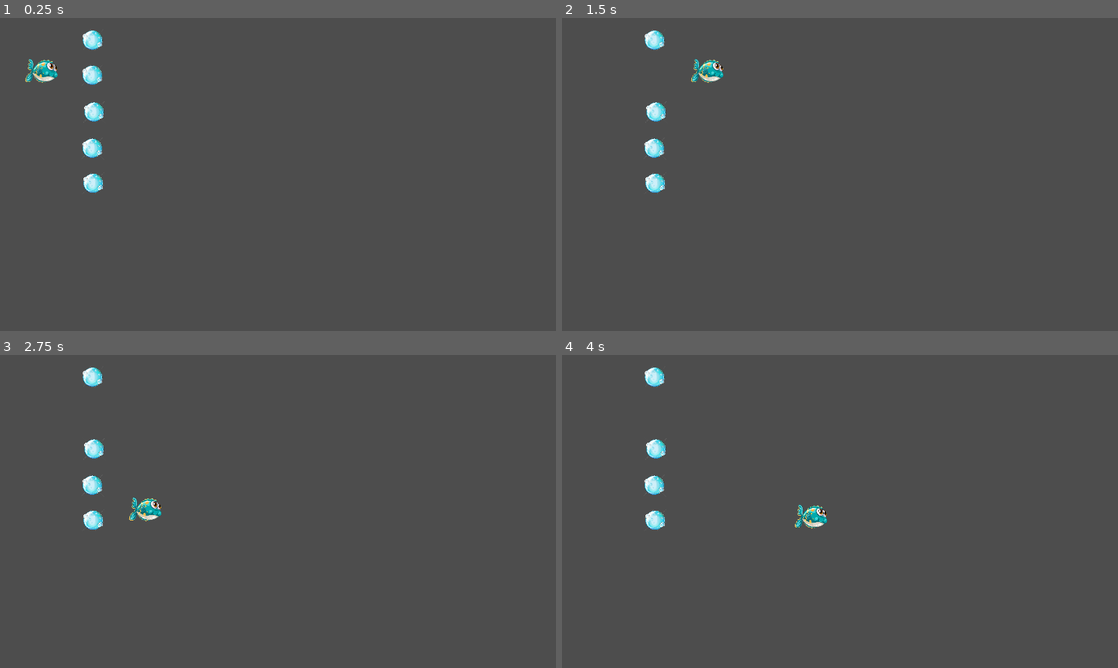
Above: before the commit, frames 1-4 (two rows, left to right).
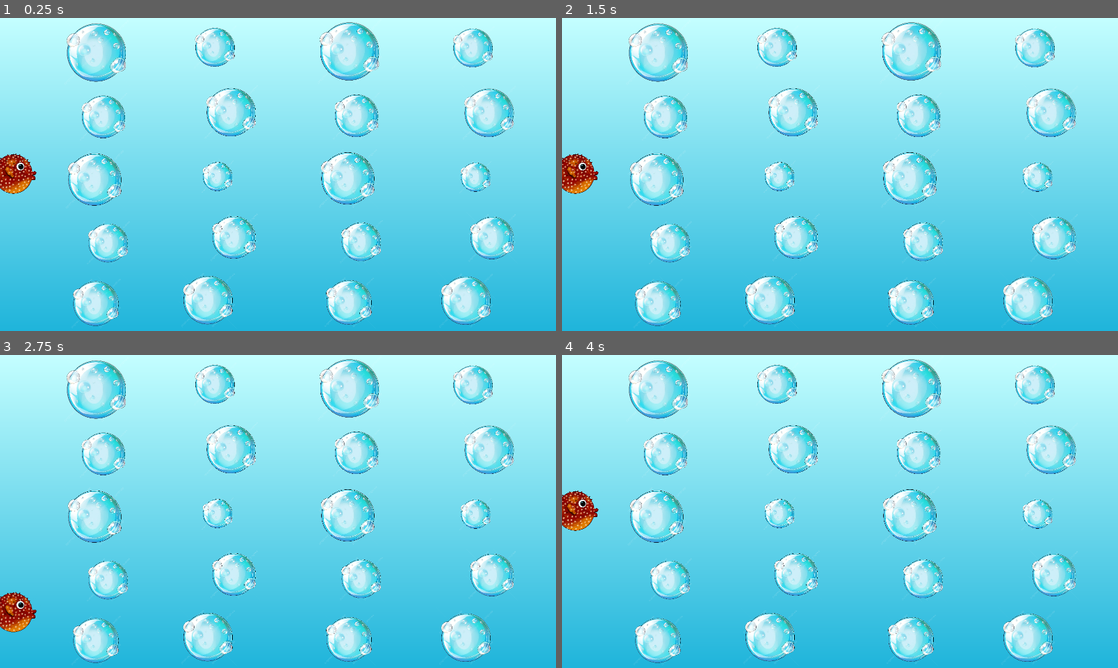
Above: after the commit, the same moments.

Repository: xD4nte/FishyTunes
Game: Godot game, scene res://Scenes/MainScene.tscn
The game is run twice, just before and just after one commit, with the same random seed, the same clock (stepped at 60 frames per second) and the same inputs.
Inputs (mouse positions are in pixels of both pictures, inside the frame that each line leads up to):
- Up to frame 1 (0.25 s): no input
- Up to frame 2 (1.5 s): tap Enter at 0.5 s; hold Right (move_right) 0.53-1.25 s; click (845, 193) at 1.25 s, where only the run after the commit has a clickable "Restart"
- Up to frame 3 (2.75 s): tap Space at 2 s; hold S (move_down) from 2.03 s (still down)
- Up to frame 4 (4 s): release S (move_down) at 2.78 s; hold Right (move_right) 2.78-3.5 s; click (845, 530) at 3.5 s, where only the run after the commit has a clickable "Restart"

The runs differ from the first frame. In frame 1, 100% of the frame differs, in the area x 0-100%, y 0-100%; in frame 2, 100%; in frame 3, 100%; in frame 4, 100%.

Commit message:
Game Over Function
Game Over Bilschirm & zusätzliche Bubbles

Diff:
--- a/fishytunes_ggj25/Assets/Bubble.gd
+++ b/fishytunes_ggj25/Assets/Bubble.gd
@@ -3,13 +3,14 @@
 var starting_position : Vector2
 @export var size : int
 @export var correct : bool
-@onready var asp = $AudioStreamPlayer2D
+@onready var note = $Note
+@onready var trash = $Trash
 
-func _on_body_entered(body: Fish) -> void:
+func _on_body_entered(player: Fish) -> void:
 	if(correct == true):
-		print("Sound!")
-		asp.play()
+		note.play()
 		queue_free()
 	else:
-		print("Trash!")
-		body.queue_free()
+		trash.play()
+		player.queue_free()
+		player.die()
--- a/fishytunes_ggj25/Assets/Bubbles.tscn
+++ b/fishytunes_ggj25/Assets/Bubbles.tscn
@@ -1,8 +1,9 @@
-[gd_scene load_steps=5 format=3 uid="uid://dnqot4kdaxiiw"]
+[gd_scene load_steps=6 format=3 uid="uid://dnqot4kdaxiiw"]
 
 [ext_resource type="Script" path="res://Assets/Bubble.gd" id="1_e1qrj"]
 [ext_resource type="Texture2D" uid="uid://b47tjuxlapqvi" path="res://pngtree-soap-bubble-cartoon-png-image_13371482.png" id="1_momu0"]
 [ext_resource type="AudioStream" uid="uid://dqd1hi70wlh62" path="res://C1.mp3" id="3_12why"]
+[ext_resource type="AudioStream" uid="uid://dc62bis23aki1" path="res://garbage.mp3" id="4_eaw85"]
 
 [sub_resource type="CircleShape2D" id="CircleShape2D_28bit"]
 radius = 33.3766
@@ -19,7 +20,10 @@
 shape = SubResource("CircleShape2D_28bit")
 debug_color = Color(0.956184, 1.92523e-07, 0.539279, 0.42)
 
-[node name="AudioStreamPlayer2D" type="AudioStreamPlayer2D" parent="."]
+[node name="Trash" type="AudioStreamPlayer2D" parent="."]
+stream = ExtResource("4_eaw85")
+
+[node name="Note" type="AudioStreamPlayer2D" parent="."]
 stream = ExtResource("3_12why")
 
 [connection signal="body_entered" from="." to="." method="_on_body_entered"]
--- a/fishytunes_ggj25/Assets/Player.tscn
+++ b/fishytunes_ggj25/Assets/Player.tscn
@@ -1,7 +1,7 @@
 [gd_scene load_steps=4 format=3 uid="uid://bdjxiqbu3dlx4"]
 
 [ext_resource type="Script" path="res://Assets/PlayerMovement.gd" id="1_iyf4y"]
-[ext_resource type="Texture2D" uid="uid://bed401l0p741t" path="res://Cartoon-Fish-Under-The-Sea-vector-PNG-removebg.png" id="1_lo46p"]
+[ext_resource type="Texture2D" uid="uid://broa6i60dfxgy" path="res://artflow_202501251400.png" id="2_8jee2"]
 
 [sub_resource type="CapsuleShape2D" id="CapsuleShape2D_ujf2q"]
 radius = 44.0
@@ -20,6 +20,6 @@
 shape = SubResource("CapsuleShape2D_ujf2q")
 
 [node name="temp_image" type="Sprite2D" parent="."]
-position = Vector2(9, -3)
-scale = Vector2(0.229203, 0.211894)
-texture = ExtResource("1_lo46p")
+position = Vector2(8, -2)
+scale = Vector2(0.0589126, 0.060393)
+texture = ExtResource("2_8jee2")
--- a/fishytunes_ggj25/Assets/PlayerMovement.gd
+++ b/fishytunes_ggj25/Assets/PlayerMovement.gd
@@ -1,12 +1,29 @@
 extends Fish
+
+signal player_died
 @export var player_body : CharacterBody2D
+
+var edge_of_screen := Vector2(1920,1080)
 
 # Called when the node enters the scene tree for the first time.
 func _ready():
-	pass # Replace with function body.
+	start()
 
 # Called every frame. 'delta' is the elapsed time since the previous frame.
 func _process(delta):
 	var input = Input.get_vector("move_left", "move_right", "move_up", "move_down").normalized()
 	player_body.velocity = input * move_speed
 	player_body.move_and_slide()
+
+	position.x = clampf(position.x, 0, edge_of_screen.x)
+	position.y = clampf(position.y, 0, edge_of_screen.y)
+
+func die():
+	player_died.emit()
+	set_process(false)
+	hide()
+	GameManager.game_over()
+
+func start():
+	show()
+	set_process(true)
--- /dev/null
+++ b/fishytunes_ggj25/Scenes/GameOverScene.tscn
@@ -0,0 +1,62 @@
+[gd_scene load_steps=5 format=3 uid="uid://dff11raxvey18"]
+
+[ext_resource type="Script" path="res://Scenes/GameOverScript.gd" id="1_uv1be"]
+
+[sub_resource type="FontVariation" id="FontVariation_2s3jf"]
+
+[sub_resource type="LabelSettings" id="LabelSettings_1jwyy"]
+font = SubResource("FontVariation_2s3jf")
+font_size = 46
+
+[sub_resource type="LabelSettings" id="LabelSettings_jrnss"]
+font_size = 20
+
+[node name="GameOverScene" type="Control"]
+z_index = 10
+layout_mode = 3
+anchors_preset = 15
+anchor_right = 1.0
+anchor_bottom = 1.0
+grow_horizontal = 2
+grow_vertical = 2
+script = ExtResource("1_uv1be")
+
+[node name="Panel" type="Panel" parent="."]
+layout_mode = 0
+offset_left = 720.0
+offset_top = 270.0
+offset_right = 1220.0
+offset_bottom = 770.0
+
+[node name="Title" type="Label" parent="Panel"]
+layout_mode = 0
+offset_left = 120.0
+offset_top = 50.0
+offset_right = 384.0
+offset_bottom = 114.0
+text = "Game Over"
+label_settings = SubResource("LabelSettings_1jwyy")
+horizontal_alignment = 1
+vertical_alignment = 1
+uppercase = true
+
+[node name="Instructions" type="Label" parent="Panel"]
+offset_left = 120.0
+offset_top = 135.0
+offset_right = 384.0
+offset_bottom = 199.0
+text = "Restart the game
+to try again"
+label_settings = SubResource("LabelSettings_jrnss")
+horizontal_alignment = 1
+vertical_alignment = 1
+
+[node name="Button" type="Button" parent="Panel"]
+layout_mode = 0
+offset_left = 180.0
+offset_top = 310.0
+offset_right = 330.0
+offset_bottom = 360.0
+text = "Restart"
+
+[connection signal="pressed" from="Panel/Button" to="." method="_on_button_pressed"]
--- /dev/null
+++ b/fishytunes_ggj25/Scenes/GameOverScript.gd
@@ -0,0 +1,5 @@
+extends Control
+
+func _on_button_pressed() -> void:
+	GameManager.reset_game()
+	queue_free()
--- a/fishytunes_ggj25/Scenes/MainScene.tscn
+++ b/fishytunes_ggj25/Scenes/MainScene.tscn
@@ -1,27 +1,120 @@
-[gd_scene load_steps=3 format=3 uid="uid://fvfqlpc3ptnd"]
+[gd_scene load_steps=5 format=3 uid="uid://fvfqlpc3ptnd"]
 
 [ext_resource type="PackedScene" uid="uid://bdjxiqbu3dlx4" path="res://Assets/Player.tscn" id="1_r7xm3"]
 [ext_resource type="PackedScene" uid="uid://dnqot4kdaxiiw" path="res://Assets/Bubbles.tscn" id="2_hhyim"]
 
+[sub_resource type="Gradient" id="Gradient_xldii"]
+colors = PackedColorArray(0.109804, 0.701961, 0.854902, 1, 0.776471, 1, 1, 1)
+
+[sub_resource type="GradientTexture1D" id="GradientTexture1D_n0yc4"]
+gradient = SubResource("Gradient_xldii")
+use_hdr = true
+
 [node name="Node2D" type="Node2D"]
 
+[node name="Background" type="Sprite2D" parent="."]
+position = Vector2(959.092, 543.506)
+rotation = -1.5708
+scale = Vector2(4.34771, 1959.19)
+texture = SubResource("GradientTexture1D_n0yc4")
+
 [node name="Player" parent="." node_paths=PackedStringArray("player_body") instance=ExtResource("1_r7xm3")]
-position = Vector2(134, 186)
+position = Vector2(15, 540)
+scale = Vector2(1.5, 1.5)
 player_body = NodePath(".")
 
 [node name="Bubbles" parent="." instance=ExtResource("2_hhyim")]
-position = Vector2(320, 76)
+position = Vector2(334, 119)
+scale = Vector2(3, 3)
 size = 1
 
 [node name="Bubbles2" parent="." instance=ExtResource("2_hhyim")]
-position = Vector2(319, 197)
+position = Vector2(358, 341)
+scale = Vector2(2.2, 2.2)
 correct = true
 
 [node name="Bubbles3" parent="." instance=ExtResource("2_hhyim")]
-position = Vector2(325, 324)
+position = Vector2(328, 557)
+scale = Vector2(2.7, 2.7)
 
 [node name="Bubbles4" parent="." instance=ExtResource("2_hhyim")]
-position = Vector2(319, 449)
+position = Vector2(374, 776)
+scale = Vector2(2, 2)
 
 [node name="Bubbles5" parent="." instance=ExtResource("2_hhyim")]
-position = Vector2(322, 570)
+position = Vector2(332, 985)
+scale = Vector2(2.3, 2.3)
+
+[node name="Bubbles6" parent="." instance=ExtResource("2_hhyim")]
+position = Vector2(743, 101)
+scale = Vector2(2, 2)
+size = 1
+
+[node name="Bubbles7" parent="." instance=ExtResource("2_hhyim")]
+position = Vector2(799, 325)
+scale = Vector2(2.5, 2.5)
+size = 1
+
+[node name="Bubbles8" parent="." instance=ExtResource("2_hhyim")]
+position = Vector2(752, 547)
+scale = Vector2(1.5, 1.5)
+size = 1
+correct = true
+
+[node name="Bubbles9" parent="." instance=ExtResource("2_hhyim")]
+position = Vector2(809, 757)
+scale = Vector2(2.2, 2.2)
+size = 1
+
+[node name="Bubbles10" parent="." instance=ExtResource("2_hhyim")]
+position = Vector2(719, 973)
+scale = Vector2(2.5, 2.5)
+size = 1
+
+[node name="Bubbles11" parent="." instance=ExtResource("2_hhyim")]
+position = Vector2(1208, 115)
+scale = Vector2(3, 3)
+size = 1
+
+[node name="Bubbles12" parent="." instance=ExtResource("2_hhyim")]
+position = Vector2(1232, 337)
+scale = Vector2(2.2, 2.2)
+
+[node name="Bubbles13" parent="." instance=ExtResource("2_hhyim")]
+position = Vector2(1202, 553)
+scale = Vector2(2.7, 2.7)
+
+[node name="Bubbles14" parent="." instance=ExtResource("2_hhyim")]
+position = Vector2(1248, 772)
+scale = Vector2(2, 2)
+
+[node name="Bubbles15" parent="." instance=ExtResource("2_hhyim")]
+position = Vector2(1206, 981)
+scale = Vector2(2.3, 2.3)
+correct = true
+
+[node name="Bubbles16" parent="." instance=ExtResource("2_hhyim")]
+position = Vector2(1634, 103)
+scale = Vector2(2, 2)
+size = 1
+correct = true
+
+[node name="Bubbles17" parent="." instance=ExtResource("2_hhyim")]
+position = Vector2(1690, 327)
+scale = Vector2(2.5, 2.5)
+size = 1
+
+[node name="Bubbles18" parent="." instance=ExtResource("2_hhyim")]
+position = Vector2(1643, 549)
+scale = Vector2(1.5, 1.5)
+size = 1
+
+[node name="Bubbles19" parent="." instance=ExtResource("2_hhyim")]
+position = Vector2(1700, 759)
+scale = Vector2(2.2, 2.2)
+size = 1
+
+[node name="Bubbles20" parent="." instance=ExtResource("2_hhyim")]
+position = Vector2(1610, 975)
+scale = Vector2(2.5, 2.5)
+size = 1
--- /dev/null
+++ b/fishytunes_ggj25/Scripts/GameManager.gd
@@ -0,0 +1,10 @@
+extends Node
+
+const GAME_OVER_SCENE = preload("res://Scenes/GameOverScene.tscn")
+
+func game_over():
+	var scene = GAME_OVER_SCENE.instantiate()
+	add_child(scene)
+
+func reset_game():
+	get_tree().reload_current_scene()
--- a/fishytunes_ggj25/project.godot
+++ b/fishytunes_ggj25/project.godot
@@ -14,6 +14,10 @@
 run/main_scene="res://Scenes/MainScene.tscn"
 config/features=PackedStringArray("4.3", "Forward Plus")
 config/icon="res://icon.svg"
+
+[autoload]
+
+GameManager="*res://Scripts/GameManager.gd"
 
 [display]
 
Not shown, changed: fishytunes_ggj25/C1.mp3.import
Binary file added: fishytunes_ggj25/artflow_202501251400.png
Not shown, added: fishytunes_ggj25/artflow_202501251400.png.import
Not shown, added: fishytunes_ggj25/garbage.mp3.import
Not shown, added: fishytunes_ggj25/garbage.mp3
